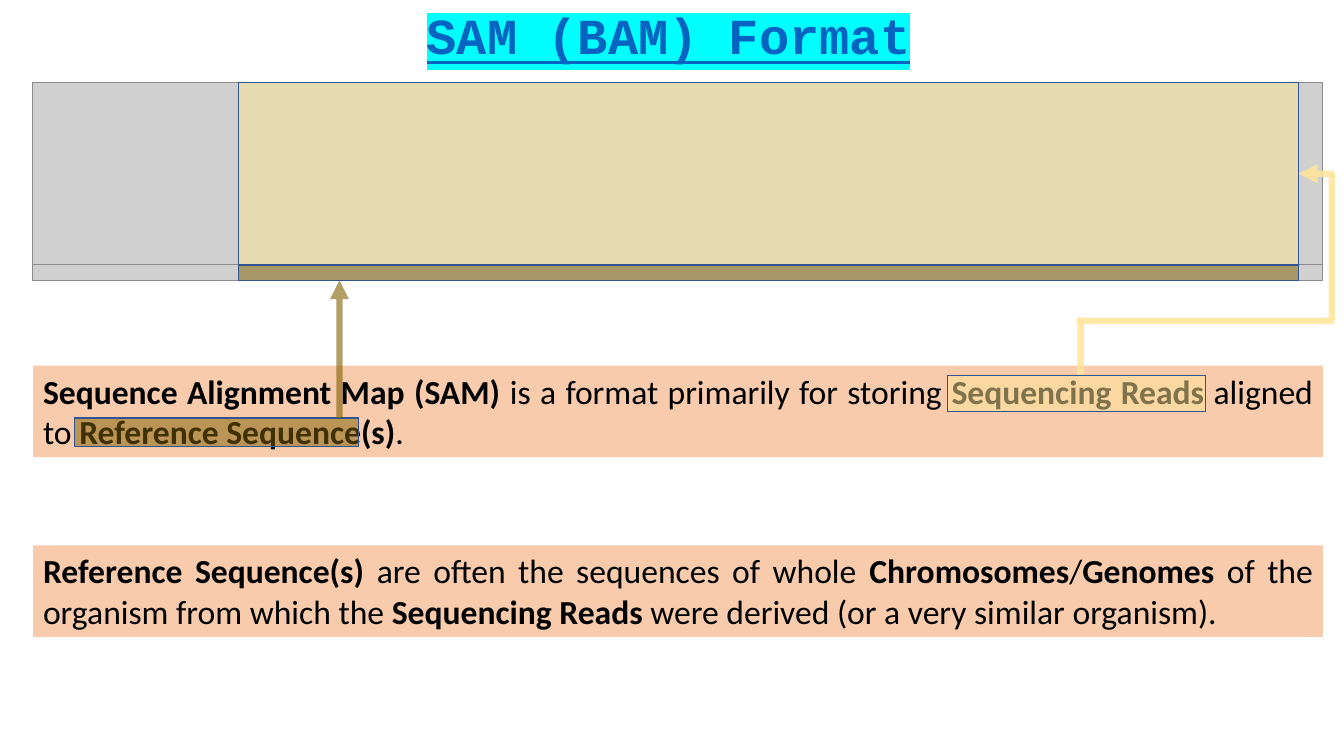
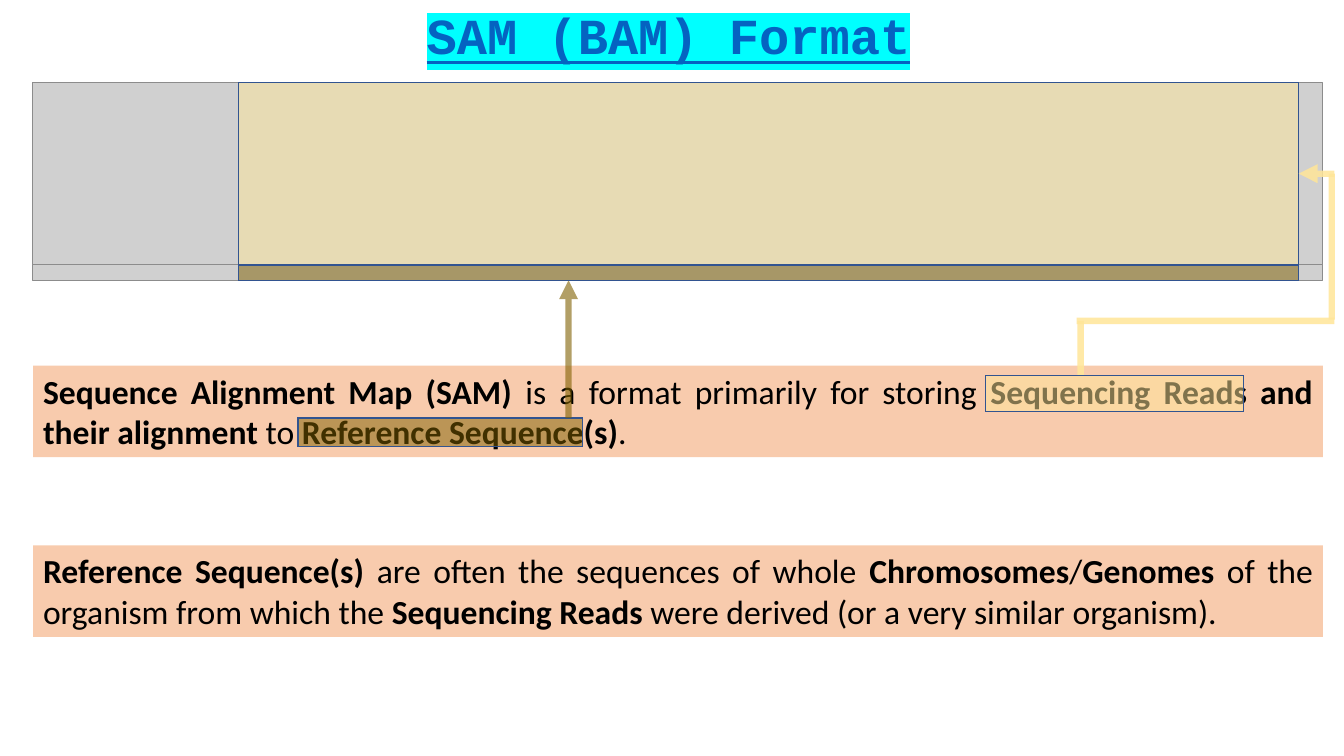
Before and after one commit to BioinformaticsTraining/Introduction-to-Bioinformatics, a slide deck: slide 2 of Flip Presentations/NGS_Intro/03-SAM_BAM/BAM_CIGAR.pptx (slide 10 before the commit). Drawn at 1344x756 pixels with LibreOffice and Linux fonts; fonts in the diff are those of the drawing; grey boxes stand for pictures. Boxes give left, top, right and bottom in pixels: in the first picture for what was removed or moved away, otherwise in the second. Text is boxed around its words. In the diff, an @@ line names an element or a change of style, - is before the commit and + after.

```diff
--- a/Flip Presentations/NGS_Intro/03-SAM_BAM/BAM_CIGAR.pptx
+++ b/Flip Presentations/NGS_Intro/03-SAM_BAM/BAM_CIGAR.pptx
@@ arrow moved from (340, 418) - (340, 280) to (569, 418) - (569, 280) @@
@@ text in rectangle at bbox=[43, 376, 1313, 453]: text changed @@
-Sequence Alignment Map (SAM) is a format primarily for storing Sequencing Reads aligned to Reference Sequence(s).
+Sequence Alignment Map (SAM) is a format primarily for storing Sequencing Reads and their alignment to Reference Sequence(s).
@@ rectangle: place and size @@
-rectangle at bbox=[948, 376, 1206, 412]
+rectangle at bbox=[986, 376, 1244, 412]
@@ rectangle: place and size @@
-rectangle at bbox=[75, 418, 359, 447]
+rectangle at bbox=[298, 418, 583, 447]
```
Also in this commit, not shown: 8 slides removed, 1 other file.
